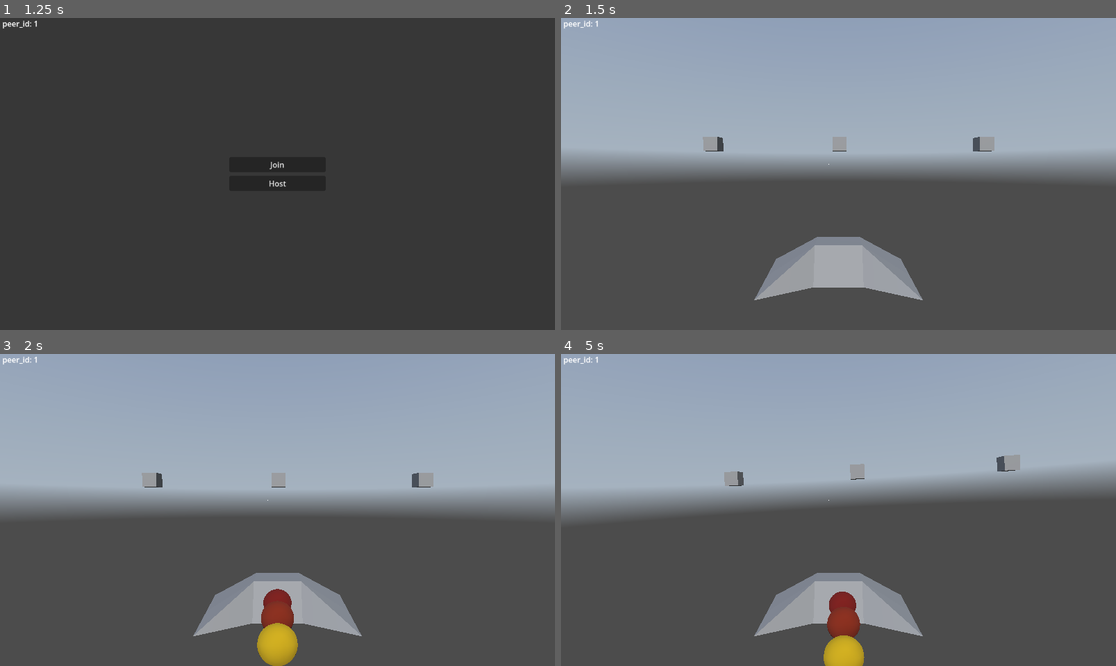
Above: before the commit, frames 1-4 (two rows, left to right).
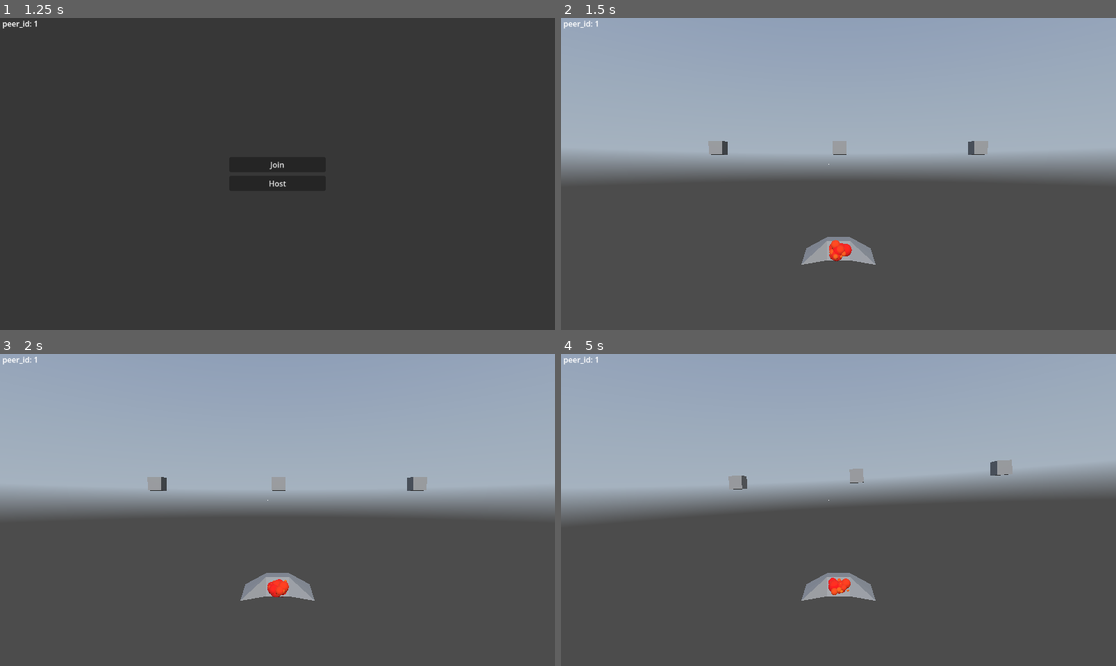
Above: after the commit, the same moments.

Repository: MathArtTechnologies/deivid-v-space
Game: Godot game, scene res://scenes/sand_box/MovementTest.tscn
Same seed, same stepped clock (60 frames per second), same inputs: the game is played once before the commit and once after it. A sky picture missing from this copy of the repository is replaced by a grey-blue gradient.
Inputs (mouse positions are in pixels of both pictures, inside the frame that each line leads up to):
- Up to frame 1 (1.25 s): tap Enter at 0.5 s; move the mouse to (399, 158) at 0.52 s; hold D (right_tilt) from 0.53 s (still down); click (399, 158) at 0.6 s
- Up to frame 2 (1.5 s): release D (right_tilt) at 1.25 s; click "Host" at 1.25 s
- Up to frame 3 (2 s): no input
- Up to frame 4 (5 s): move the mouse to (727, 525) at 2.02 s; hold S (backward) 2.03-2.78 s; click (727, 525) at 2.1 s; move the mouse to (894, 441) at 2.77 s; hold D (right_tilt) 2.78-3.53 s; click (894, 441) at 2.85 s; move the mouse to (810, 572) at 3.52 s; hold W (forward) 3.53-4.28 s; click (810, 572) at 3.6 s; move the mouse to (1005, 556) at 4.27 s; hold A (left_tilt) from 4.28 s (still down); click (1005, 556) at 4.35 s

Frame 1 is identical in both runs. In frame 2, 3.7% of the frame differs, in the area x 25-79%, y 38-91%; in frame 3, 4.5%; in frame 4, 4.6%, in the area x 29-83%, y 32-100%.

Commit message:
fix particles going forwards
Co-authored-by: Bistraw <bistraw.lm@gmail.com>

Diff:
--- a/scenes/characters/Spaceship.tscn
+++ b/scenes/characters/Spaceship.tscn
@@ -19,28 +19,21 @@
 properties/1/spawn = true
 properties/1/replication_mode = 1
 
-[sub_resource type="Gradient" id="Gradient_x7kw5"]
-offsets = PackedFloat32Array(0.8113208, 1)
-colors = PackedColorArray(0.44843107, 0.05121699, 0, 1, 0.77676696, 0.6620706, 0, 1)
-
-[sub_resource type="GradientTexture1D" id="GradientTexture1D_oyu7o"]
-gradient = SubResource("Gradient_x7kw5")
-
-[sub_resource type="ParticleProcessMaterial" id="ParticleProcessMaterial_kroix"]
-gravity = Vector3(0, 0, 9.8)
-scale_min = 0.5
-scale_max = 0.5
-color_ramp = SubResource("GradientTexture1D_oyu7o")
-
-[sub_resource type="StandardMaterial3D" id="StandardMaterial3D_uupd5"]
+[sub_resource type="StandardMaterial3D" id="StandardMaterial3D_srdlc"]
 vertex_color_use_as_albedo = true
 
-[sub_resource type="SphereMesh" id="SphereMesh_srdlc"]
-material = SubResource("StandardMaterial3D_uupd5")
-radius = 0.4
-height = 0.6
-radial_segments = 50
-rings = 10
+[sub_resource type="SphereMesh" id="SphereMesh_2a581"]
+material = SubResource("StandardMaterial3D_srdlc")
+radius = 0.1
+height = 0.2
+
+[sub_resource type="Curve" id="Curve_srdlc"]
+_data = [Vector2(0.008474581, 0.99107444), 0.0, 0.0, 0, 0, Vector2(0.529661, 0), 0.0, 0.0, 0, 0]
+point_count = 2
+
+[sub_resource type="Gradient" id="Gradient_srdlc"]
+offsets = PackedFloat32Array(0, 0.50985223, 1)
+colors = PackedColorArray(0.9490196, 0, 0, 1, 0.98003477, 0.60837436, 0, 1, 1, 1, 0, 1)
 
 [node name="Spaceship" type="CharacterBody3D" unique_id=1566691958]
 transform = Transform3D(1, 0, 0, 0, -4.371139e-08, 1, 0, -1, -4.371139e-08, 0, 0, 0)
@@ -63,7 +56,7 @@
 [node name="CharacterControllerComp" parent="." unique_id=1344369587 instance=ExtResource("3_w4wvo")]
 
 [node name="Camera" type="Camera3D" parent="." unique_id=1024637524]
-transform = Transform3D(1, 0, 0, 0, -4.371139e-08, -1, 0, 1, -4.371139e-08, 0, -4, 1.5)
+transform = Transform3D(1, 0, 0, 0, -4.371139e-08, -1, 0, 1, -4.371139e-08, 0, -8.073614, 2.4463952)
 fov = 60.0
 
 [node name="Light" type="DirectionalLight3D" parent="." unique_id=1059433955]
@@ -72,12 +65,26 @@
 [node name="MultiplayerSynchronizer" type="MultiplayerSynchronizer" parent="." unique_id=1437171688]
 replication_config = SubResource("SceneReplicationConfig_x7kw5")
 
-[node name="GPUParticles3D" type="GPUParticles3D" parent="." unique_id=994983911]
-transform = Transform3D(1, 0, 0, 0, 1, 0, 0, 0, 1, -0.00034487247, 0.17578213, 0.22078538)
-interp_to_end = 0.06
-process_material = SubResource("ParticleProcessMaterial_kroix")
-draw_pass_1 = SubResource("SphereMesh_srdlc")
-
 [node name="Mira" parent="." unique_id=1096533139 instance=ExtResource("6_srdlc")]
 
 [node name="player_shooting" parent="." unique_id=2143533939 instance=ExtResource("7_2a581")]
+
+[node name="EngineParticles" type="CPUParticles3D" parent="." unique_id=220528730]
+transform = Transform3D(1, 0, 0, 0, 1, 0, 0, 0, 1, 0, -0.3021741, 0.24173926)
+amount = 100
+lifetime = 0.5
+mesh = SubResource("SphereMesh_2a581")
+emission_shape = 6
+emission_ring_axis = Vector3(0, 0, 1)
+emission_ring_height = 0.2
+emission_ring_radius = 0.2
+emission_ring_inner_radius = 0.0
+emission_ring_cone_angle = 90.0
+spread = 160.0
+gravity = Vector3(0, 0, 0)
+initial_velocity_min = 1.0
+initial_velocity_max = 1.0
+scale_amount_max = 2.0
+scale_amount_curve = SubResource("Curve_srdlc")
+color = Color(1, 1, 0, 1)
+color_ramp = SubResource("Gradient_srdlc")
